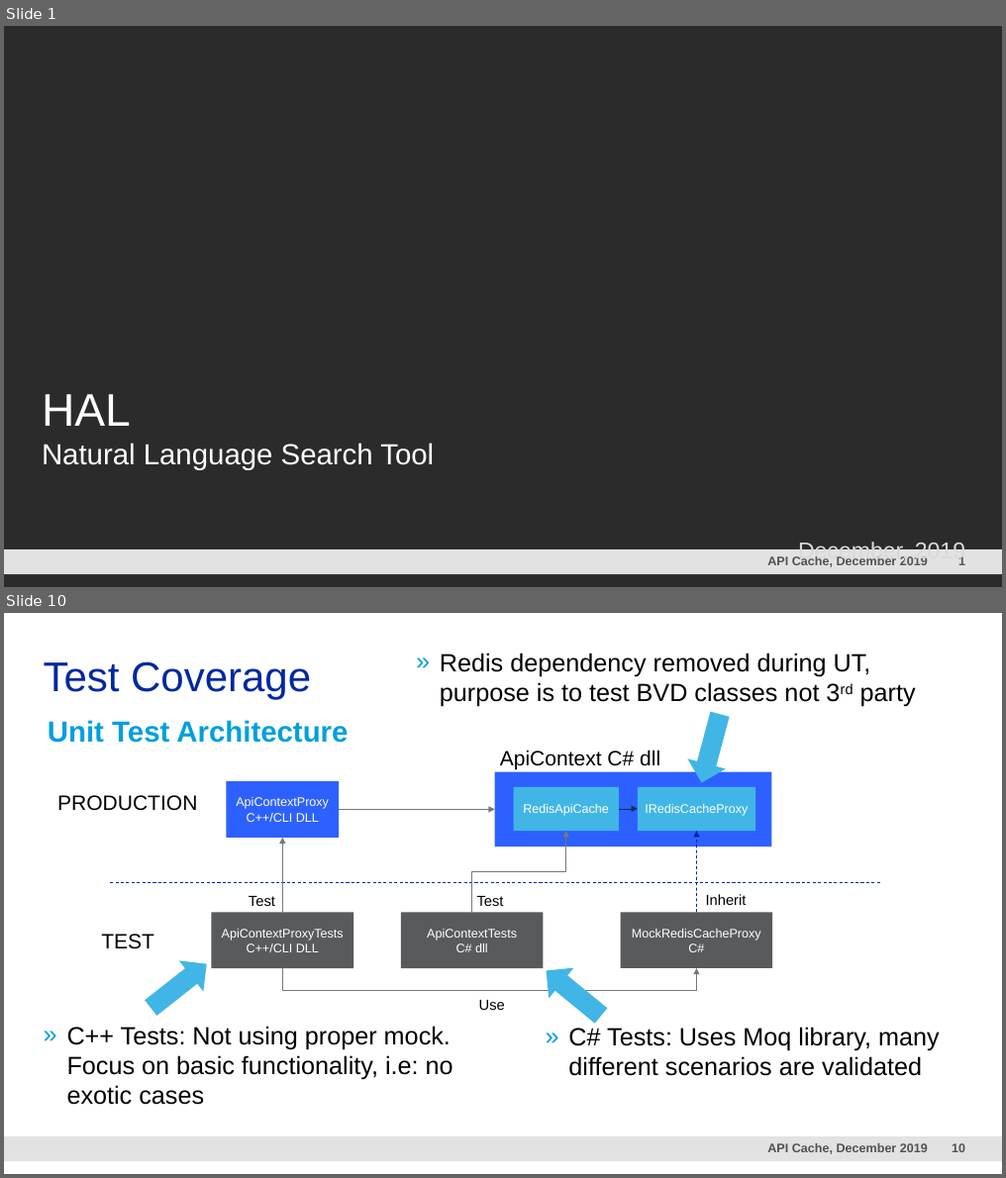
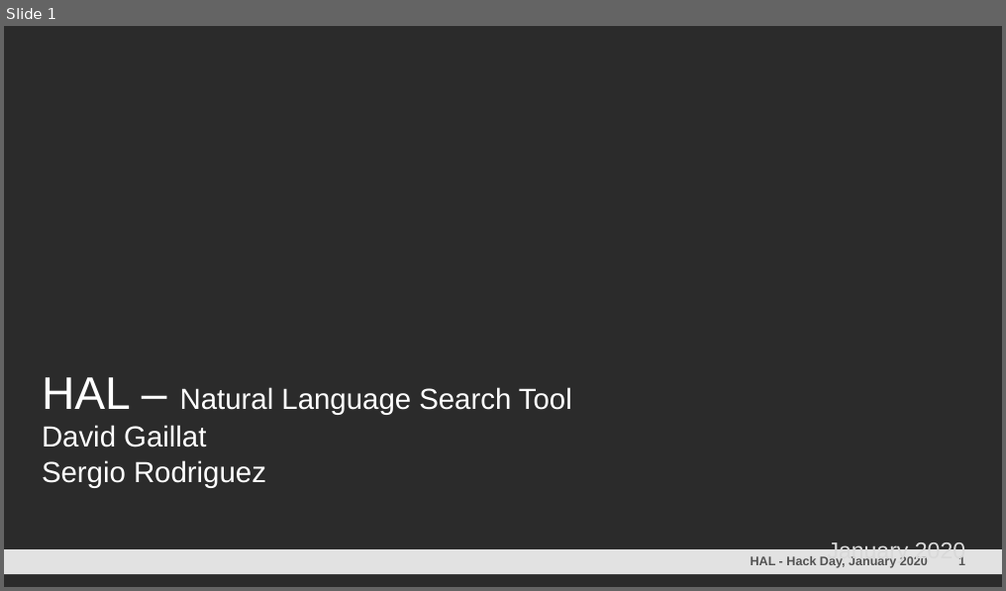
Before and after one commit to davidgaillat/HAL, a slide deck: HAL.pptm. Shown one above the other, each under a label of ours: slides 1 and 10 before the commit, slide 1 after it; the slides between them are not shown. The pictures are 1006x1178 and 1006x591 pixels, drawn with LibreOffice and Linux fonts; fonts in the diff are those of the drawing; background and template pictures are left out; a plain dark background stands for a picture behind light text. Boxes give left, top, right and bottom in pixels: in the first picture for what was removed or moved away, otherwise in the second. Text is boxed around its words. In the diff, an @@ line names an element or a change of style, - is before the commit and + after.

```diff
--- a/HAL.pptm
+++ b/HAL.pptm
@@ slide 10 removed at box(4, 613, 1002, 1174), background #FFFFFF; not listed: 3 template elements that a slide beside it also shows @@
@@ title removed at box(44, 662, 311, 700) @@
-Test Coverage
@@ text removed at box(440, 653, 916, 707) @@
-  » Redis dependency removed during UT, purpose is to test BVD classes not 3rd party
@@ text removed at box(48, 720, 348, 743) @@
-Unit Test Architecture
@@ right arrow removed at box(683, 709, 740, 788) @@
@@ text removed at box(500, 750, 660, 769) @@
-ApiContext C# dll
@@ rectangle removed at box(227, 781, 340, 838) @@
-ApiContextProxy
-C++/CLI DLL
@@ rectangle removed at box(495, 771, 772, 847) @@
@@ rectangle removed at box(514, 787, 620, 832) @@
-RedisApiCache
@@ rectangle removed at box(638, 787, 755, 832) @@
-IRedisCacheProxy
@@ text removed at box(57, 795, 197, 811) @@
-PRODUCTION
@@ arrow removed from (340, 809) to (495, 809) @@
@@ arrow removed from (619, 809) to (638, 809) @@
@@ arrow removed from (282, 912) to (282, 838) @@
@@ elbow arrow removed from (472, 912) to (566, 831) @@
@@ arrow removed from (696, 912) to (696, 831) @@
@@ line removed from (110, 882) to (880, 882) @@
@@ text removed at box(249, 896, 275, 906) @@
-Test
@@ text removed at box(477, 896, 504, 906) @@
-Test
@@ text removed at box(706, 894, 746, 905) @@
-Inherit
@@ text removed at box(101, 934, 154, 950) @@
-TEST
@@ rectangle removed at box(211, 912, 353, 968) @@
-ApiContextProxyTests
-C++/CLI DLL
@@ rectangle removed at box(401, 912, 543, 968) @@
-ApiContextTests
-C# dll
@@ rectangle removed at box(621, 912, 773, 968) @@
-MockRedisCacheProxy
-C#
@@ right arrow removed at box(139, 949, 219, 1024) @@
@@ elbow arrow removed from (282, 968) to (696, 968) @@
@@ right arrow removed at box(534, 956, 614, 1032) @@
@@ text removed at box(67, 1026, 453, 1105) @@
-  » C++ Tests: Not using proper mock. Focus on basic functionality, i.e: no exotic cases
@@ text removed at box(479, 1000, 505, 1010) @@
-Use
@@ text removed at box(568, 1027, 940, 1076) @@
-  » C# Tests: Uses Moq library, many different scenarios are validated
@@ slide 1 changed as well @@
@@ text at box(42, 377, 572, 488): text changed @@
-HAL
-Natural Language Search Tool
+HAL – Natural Language Search Tool
+David Gaillat
+Sergio Rodriguez
@@ text at box(750, 557, 928, 569): text changed @@
-API Cache, December 2019
+HAL - Hack Day, January 2020
@@ text at box(828, 540, 965, 564): text changed @@
-December, 2019
+January 2020
```
Also in this commit, not shown: 2 other slides changed, 5 slides added, 12 other slides removed.
